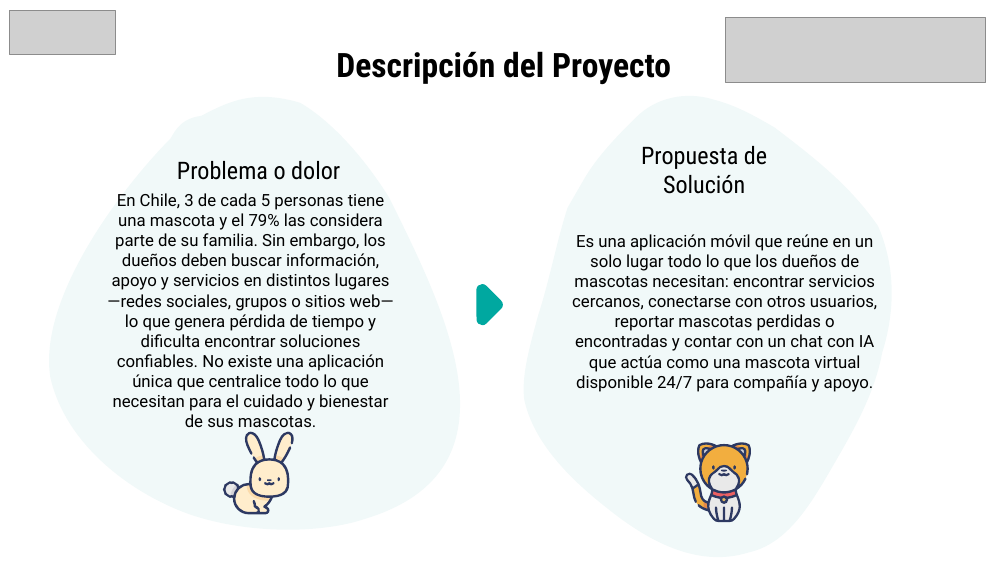
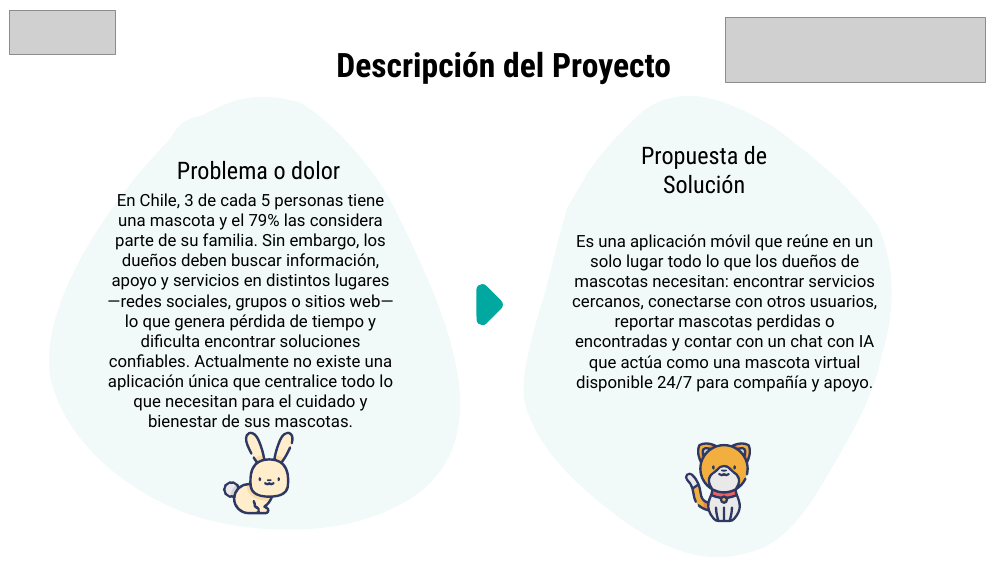
Before and after one commit to Kazeai-chan/Capstone_MyPet, a slide deck: slide 3 of Fase 2/Evidencias Proyecto/Presentación Proyecto.pptx. Drawn at 1008x567 pixels with LibreOffice and Linux fonts; fonts in the diff are those of the drawing; grey boxes stand for pictures. Boxes give left, top, right and bottom in pixels: in the first picture for what was removed or moved away, otherwise in the second. Text is boxed around its words. In the diff, an @@ line names an element or a change of style, - is before the commit and + after.

```diff
--- a/Fase 2/Evidencias Proyecto/Presentación Proyecto.pptx
+++ b/Fase 2/Evidencias Proyecto/Presentación Proyecto.pptx
@@ text at (107,193,394,432): text changed @@
-En Chile, 3 de cada 5 personas tiene una mascota y el 79% las considera parte de su familia. Sin embargo, los dueños deben buscar información, apoyo y servicios en distintos lugares —redes sociales, grupos o sitios web— lo que genera pérdida de tiempo y dificulta encontrar soluciones confiables. No existe una aplicación única que centralice todo lo que necesitan para el cuidado y bienestar de sus mascotas.
+En Chile, 3 de cada 5 personas tiene una mascota y el 79% las considera parte de su familia. Sin embargo, los dueños deben buscar información, apoyo y servicios en distintos lugares —redes sociales, grupos o sitios web— lo que genera pérdida de tiempo y dificulta encontrar soluciones confiables. Actualmente no existe una aplicación única que centralice todo lo que necesitan para el cuidado y bienestar de sus mascotas.
```
Also in this commit, not shown: 2 other slides changed, 1 other file.
